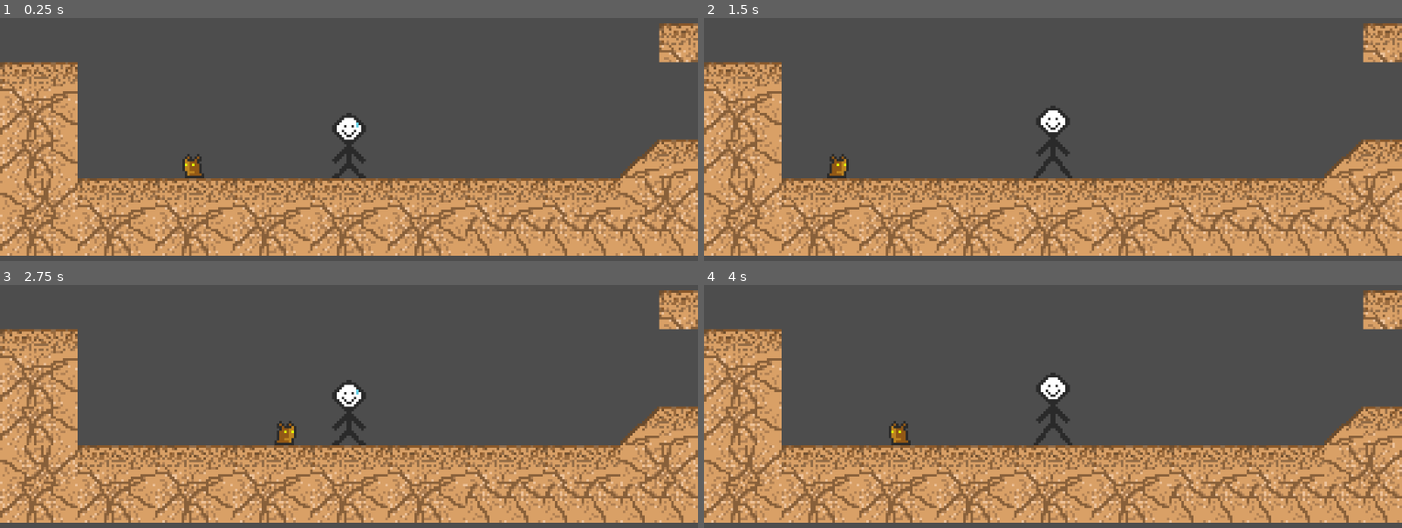
Above: before the commit, frames 1-4 (two rows, left to right).
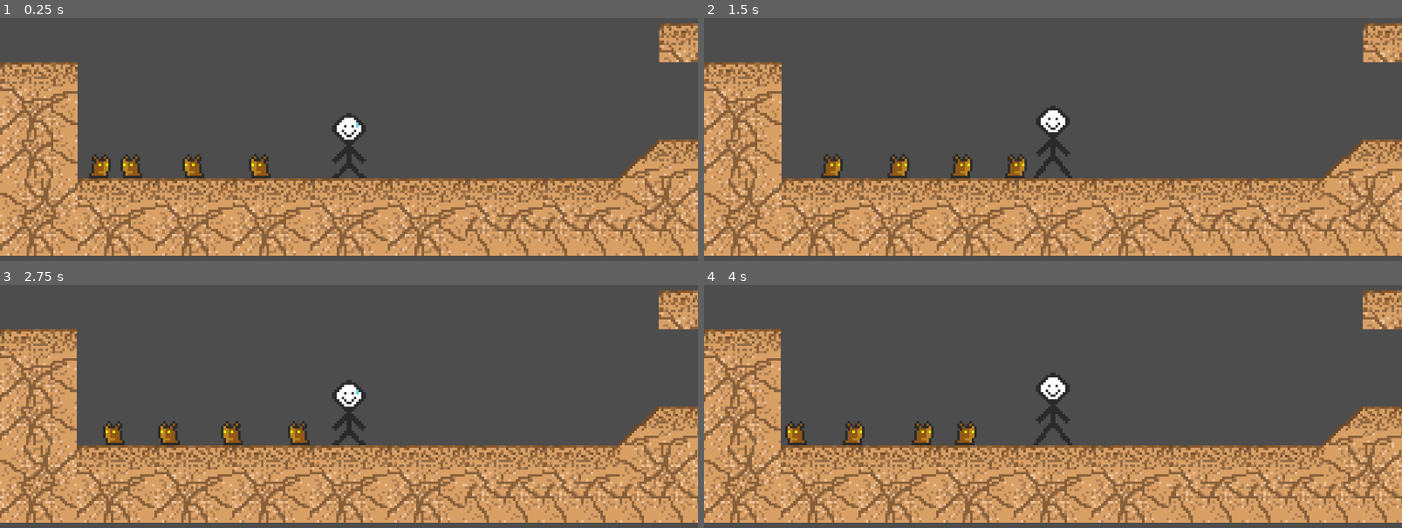
Above: after the commit, the same moments.

Repository: MuffinLazer/Rats-Nest
Game: Godot game, scene res://maps/Nest.tscn
The game is run twice, just before and just after one commit, with the same random seed, the same clock (stepped at 60 frames per second) and the same inputs.
Inputs:
- Up to frame 1 (0.25 s): no input
- Up to frame 2 (1.5 s): no input
- Up to frame 3 (2.75 s): no input
- Up to frame 4 (4 s): no input

The runs differ from the first frame. In frame 1, 0.7% of the frame differs, in the area x 12-39%, y 55-66%; in frame 2, 1.0%; in frame 3, 6.1%; in frame 4, 6.2%, in the area x 0-100%, y 2-98%.

Commit message:
adding more enemys

Diff:
--- a/Godot/entities/goober/goober.tscn
+++ b/Godot/entities/goober/goober.tscn
@@ -13,6 +13,7 @@
 size = Vector2(10, 10)
 
 [node name="Goober" type="CharacterBody2D"]
+floor_constant_speed = true
 script = ExtResource("1_147ps")
 
 [node name="Body" type="Node2D" parent="."]
--- a/Godot/maps/Nest.tscn
+++ b/Godot/maps/Nest.tscn
@@ -35,3 +35,12 @@
 
 [node name="enemy" parent="." instance=ExtResource("3_kh0do")]
 position = Vector2(-52, 11)
+
+[node name="Goober" parent="." instance=ExtResource("3_kh0do")]
+position = Vector2(-25, 11)
+
+[node name="Goober2" parent="." instance=ExtResource("3_kh0do")]
+position = Vector2(-101, 11)
+
+[node name="Goober3" parent="." instance=ExtResource("3_kh0do")]
+position = Vector2(-78, 11)
